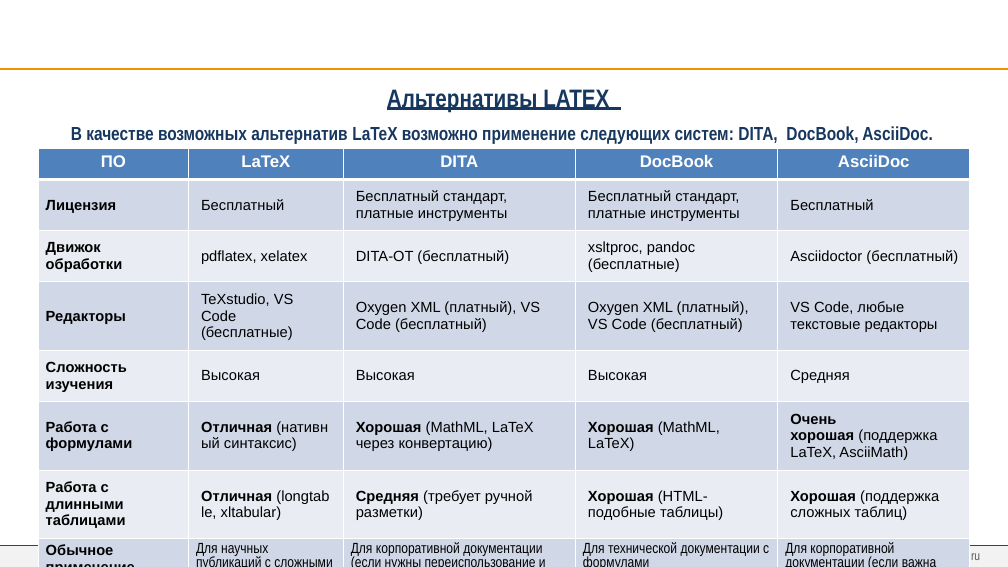
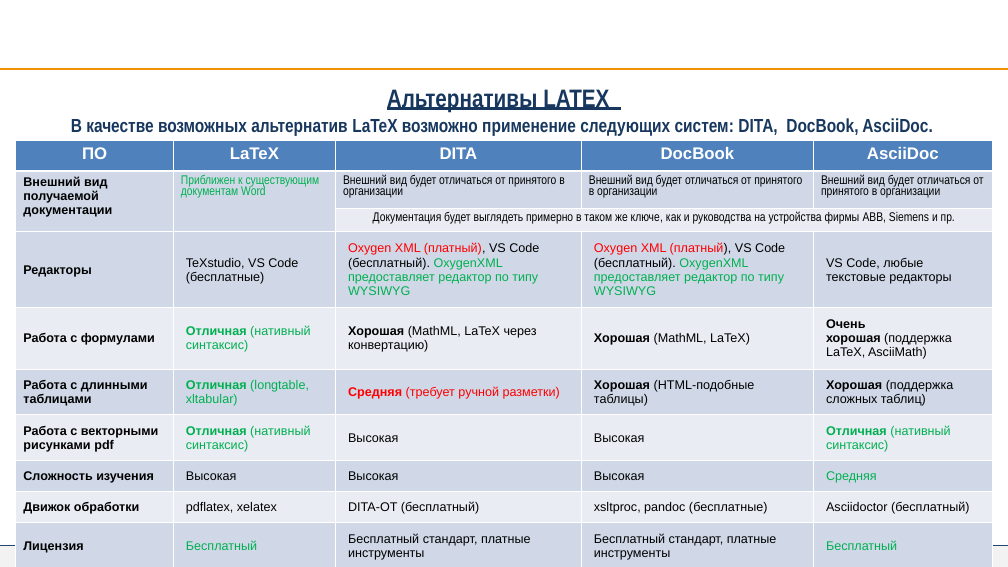
Before and after one commit to greglu1976/ProjectOmni, a slide deck: slide 16 of Презентация/Презентация v3.pptx (slide 17 before the commit). Drawn at 1008x567 pixels with LibreOffice and Linux fonts; fonts in the diff are those of the drawing; background and template pictures are left out. Boxes give left, top, right and bottom in pixels: in the first picture for what was removed or moved away, otherwise in the second. Text is boxed around its words. In the diff, an @@ line names an element or a change of style, - is before the commit and + after.

```diff
--- a/Презентация/Презентация v3.pptx
+++ b/Презентация/Презентация v3.pptx
@@ text "В качестве возможных альтернатив LaTeX ..." moved from (x1=71, y1=126, x2=933, y2=144) to (x1=71, y1=118, x2=933, y2=136) @@
@@ table at (x1=16, y1=141, x2=992, y2=564) @@
-row 2: Лицензия | Бесплатный | Бесплатный стандарт, платные инструменты | Бесплатный стандарт, платные инструменты | Бесплатный
-row 3: Движок обработки | pdflatex, xelatex | DITA-OT (бесплатный) | xsltproc, pandoc (бесплатные) | Asciidoctor (бесплатный)
-row 4: Редакторы | TeXstudio, VS Code (бесплатные) | Oxygen XML (платный), VS Code (бесплатный) | Oxygen XML (платный), VS Code (бесплатный) | VS Code, любые текстовые редакторы
-row 5: Сложность изучения | Высокая | Высокая | Высокая | Средняя
+row 2: Внешний вид получаемой документации | Приближен к существующим документам Word | Внешний вид будет отличаться от принятого в организации | Внешний вид будет отличаться от принятого в организации | Внешний вид будет отличаться от принятого в организации
+row 3:  |  | Документация будет выглядеть примерно в таком же ключе, как и руководства на устройства фирмы ABB, Siemens и пр. |  | 
+row 4: Редакторы | TeXstudio, VS Code (бесплатные) | Oxygen XML (платный), VS Code (бесплатный). OxygenXML предоставляет редактор по типу WYSIWYG | Oxygen XML (платный), VS Code (бесплатный). OxygenXML предоставляет редактор по типу WYSIWYG | VS Code, любые текстовые редакторы
-row 8: Обычное применение | Для научных публикаций с сложными формулами | Для корпоративной документации (если нужны переиспользование и управление контентом) | Для технической документации с формулами | Для корпоративной документации (если важна простота написания и читаемость исходника)
+row 7: Работа с векторными рисунками pdf | Отличная (нативный синтаксис) | Высокая | Высокая | Отличная (нативный синтаксис)
+row 8: Сложность изучения | Высокая | Высокая | Высокая | Средняя
+row 9: Движок обработки | pdflatex, xelatex | DITA-OT (бесплатный) | xsltproc, pandoc (бесплатные) | Asciidoctor (бесплатный)
+row 10: Лицензия | Бесплатный | Бесплатный стандарт, платные инструменты | Бесплатный стандарт, платные инструменты | Бесплатный
@@ table resized from (x1=38, y1=149, x2=970, y2=561) to (x1=16, y1=141, x2=992, y2=564) @@
@@ page number at (x1=40, y1=551, x2=51, y2=553): text changed @@
-17
+16
```
Also in this commit, not shown: 1 slide added, 3 slides removed, 59 other files.
